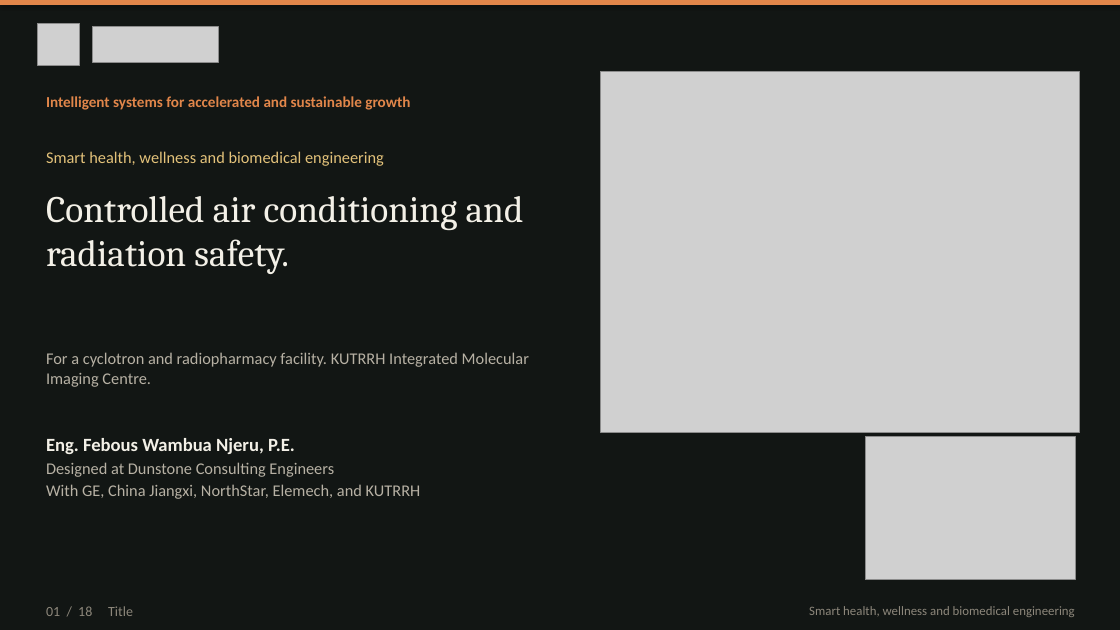
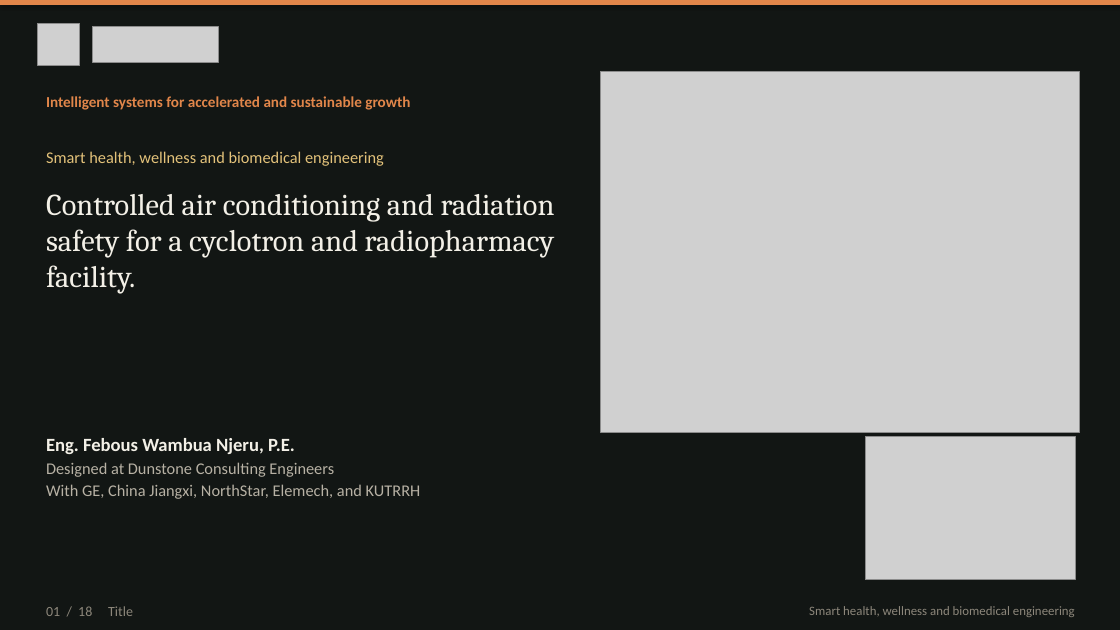
Before and after one commit to kakaijacob/Special-Operations-Schema, a slide deck: slide 1 of iek-talks/IEK_Cyclotron_HVAC_18_slides.pptx. Drawn at 1120x630 pixels with LibreOffice and Linux fonts; fonts in the diff are those of the drawing; grey boxes stand for pictures. Boxes give left, top, right and bottom in pixels: in the first picture for what was removed or moved away, otherwise in the second. Text is boxed around its words. In the diff, an @@ line names an element or a change of style, - is before the commit and + after.

```diff
--- a/iek-talks/IEK_Cyclotron_HVAC_18_slides.pptx
+++ b/iek-talks/IEK_Cyclotron_HVAC_18_slides.pptx
@@ text at <box>46,194,555,294</box>: text changed; size 32 to 26 pt @@
-Controlled air conditioning and radiation safety.
+Controlled air conditioning and radiation safety for a cyclotron and radiopharmacy facility.
@@ text removed at <box>46,352,529,387</box> @@
-For a cyclotron and radiopharmacy facility. KUTRRH Integrated Molecular Imaging Centre.
```
Also in this commit, not shown: 17 other slides changed, 1 other file.
